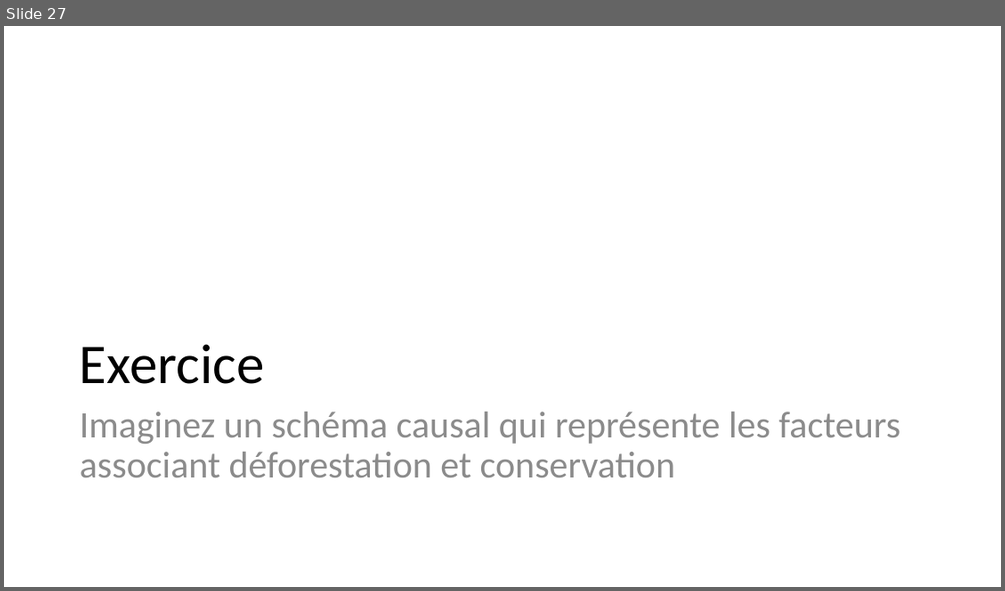
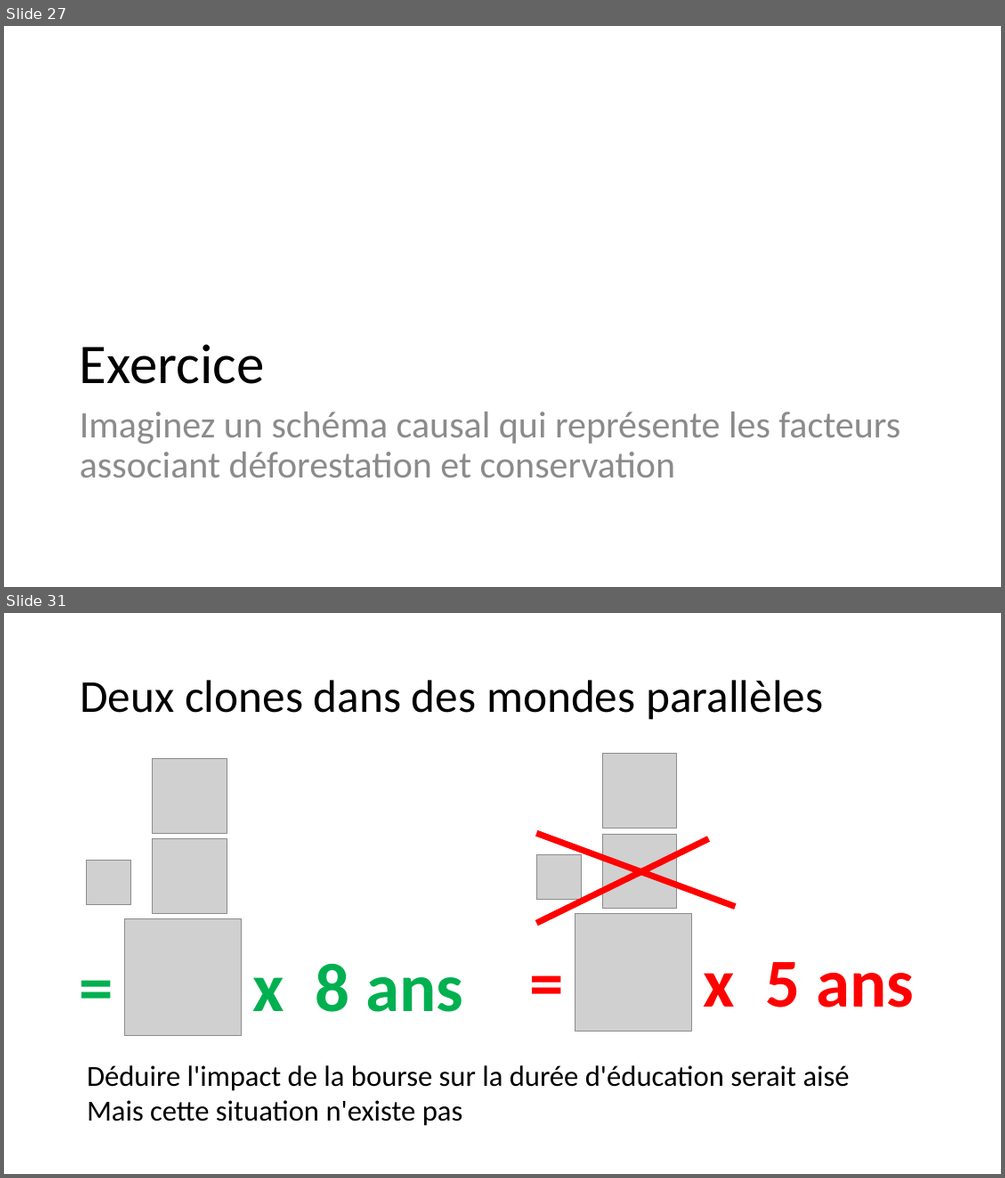
Before and after one commit to BETSAKA/statcap_impact_training, a slide deck: slides/fr/Jour 1_Introduction_Fondamentaux.pptx. Shown one above the other, each under a label of ours: slide 27 before the commit, slides 27 and 31 after it; the slides between them are not shown. The pictures are 1005x591 and 1005x1178 pixels, drawn with LibreOffice and Linux fonts; fonts in the diff are those of the drawing; grey boxes stand for pictures. Boxes give left, top, right and bottom in pixels: in the first picture for what was removed or moved away, otherwise in the second. Text is boxed around its words. In the diff, an @@ line names an element or a change of style, - is before the commit and + after.

```diff
--- a/slides/fr/Jour 1_Introduction_Fondamentaux.pptx
+++ b/slides/fr/Jour 1_Introduction_Fondamentaux.pptx
@@ slide 31 added at [4,613,1001,1174], background #FFFFFF @@
@@ title added at [80,680,823,720], 44 pt, text #000000 @@
+Deux clones dans des mondes parallèles
@@ picture added at [152,758,226,833] @@
@@ picture added at [602,754,677,828] @@
@@ picture added at [152,839,226,914] @@
@@ line added from (536, 833) to (736, 906), #FF0000 6 pt @@
@@ line added from (536, 924) to (708, 839), #FF0000 6 pt @@
@@ picture added at [602,834,677,908] @@
@@ picture added at [86,860,131,905] @@
@@ picture added at [536,854,582,900] @@
@@ picture added at [124,919,242,1037] @@
@@ picture added at [574,914,692,1031] @@
@@ text added at [253,964,463,1012], 66 pt, text #00B050, bold @@
+= x 8 ans
@@ text added at [704,962,914,1007], 66 pt, text #FF0000, bold @@
+= x 5 ans
@@ text added at [87,1065,850,1126], 28 pt, text #000000 @@
+Déduire l'impact de la bourse sur la durée d'éducation serait aisé
+Mais cette situation n'existe pas
```
Also in this commit, not shown: 16 other slides added, 2 other files.
